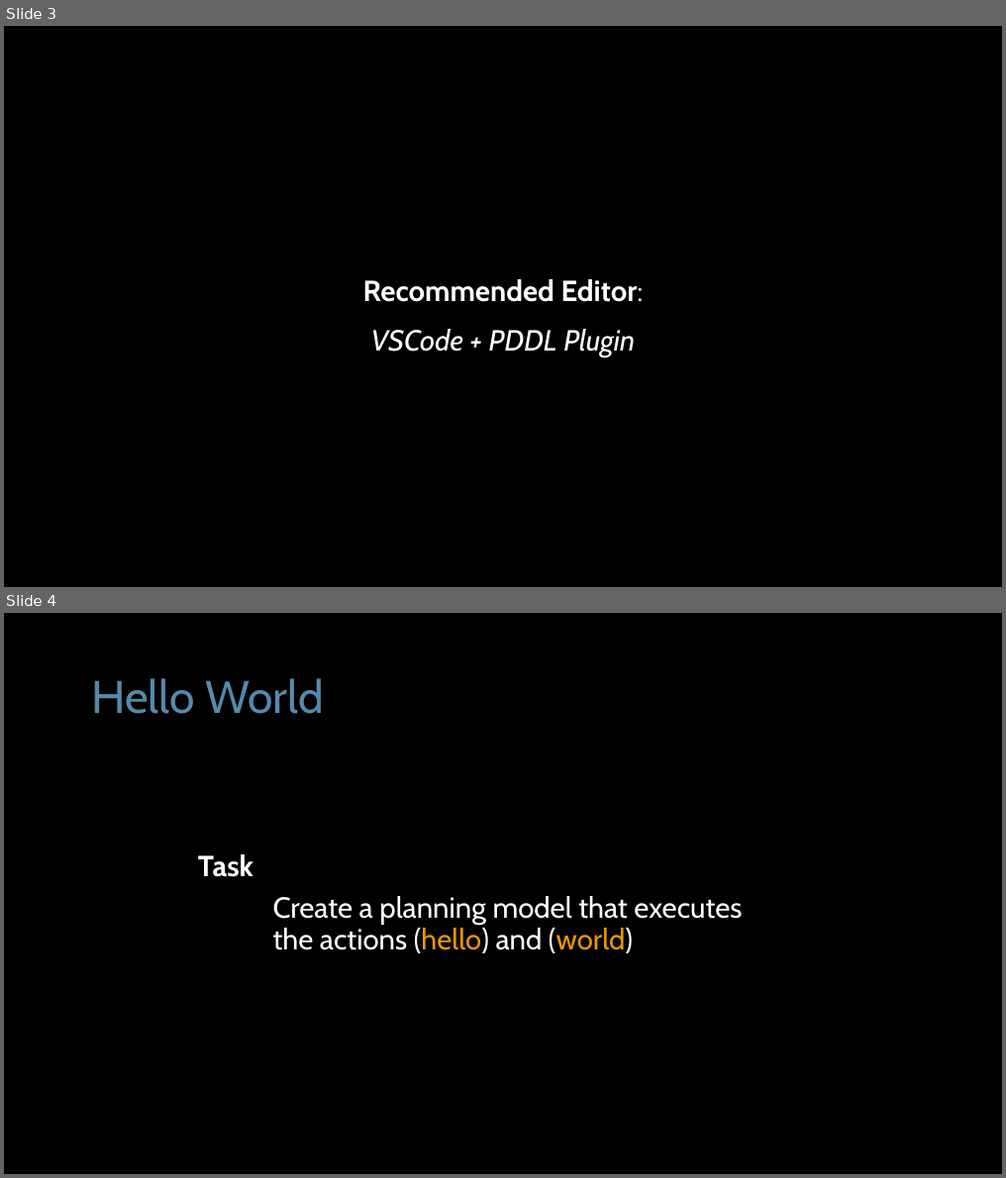
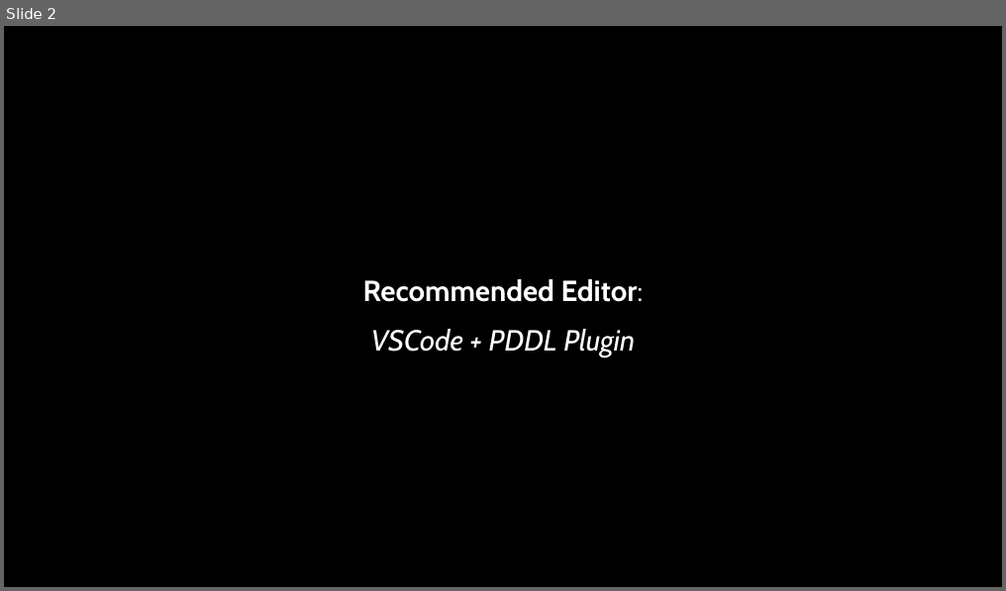
Before and after one commit to AI-Planning/modeling-in-pddl, a slide deck: exercises/cisc-813/adl/slides.pptx. Shown one above the other, each under a label of ours: slides 3 and 4 before the commit, slide 2 after it. The pictures are 1006x1178 and 1006x591 pixels, drawn with LibreOffice and Linux fonts; fonts in the diff are those of the drawing. Boxes give left, top, right and bottom in pixels: in the first picture for what was removed or moved away, otherwise in the second. Text is boxed around its words. In the diff, an @@ line names an element or a change of style, - is before the commit and + after.

```diff
--- a/exercises/cisc-813/adl/slides.pptx
+++ b/exercises/cisc-813/adl/slides.pptx
@@ slide 4 removed at <box>4,613,1002,1174</box>, background #000000 @@
@@ title removed at <box>91,678,324,714</box> @@
-Hello World
@@ text removed at <box>198,855,742,954</box> @@
-Task
-Create a planning model that executes
-the actions (hello) and (world)
@@ what was slide 3 is now slide 2 @@
```
Also in this commit, not shown: 2 slides changed, 3 slides added, 16 other slides removed, 2 other files.
